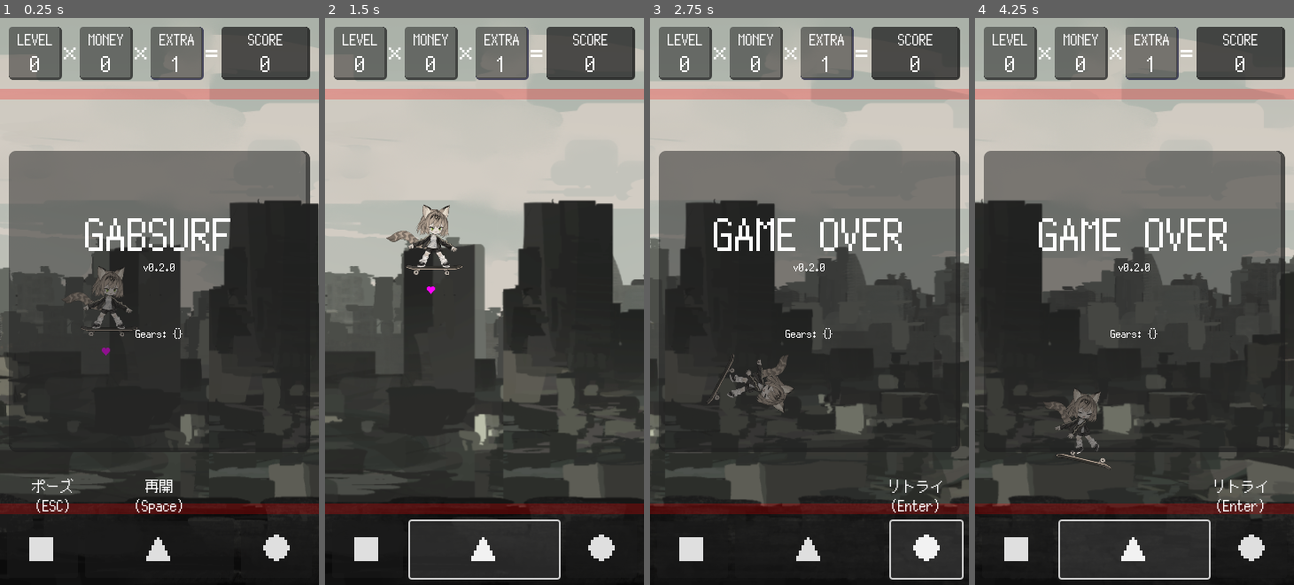
Above: before the commit, frames 1-4 (left to right).
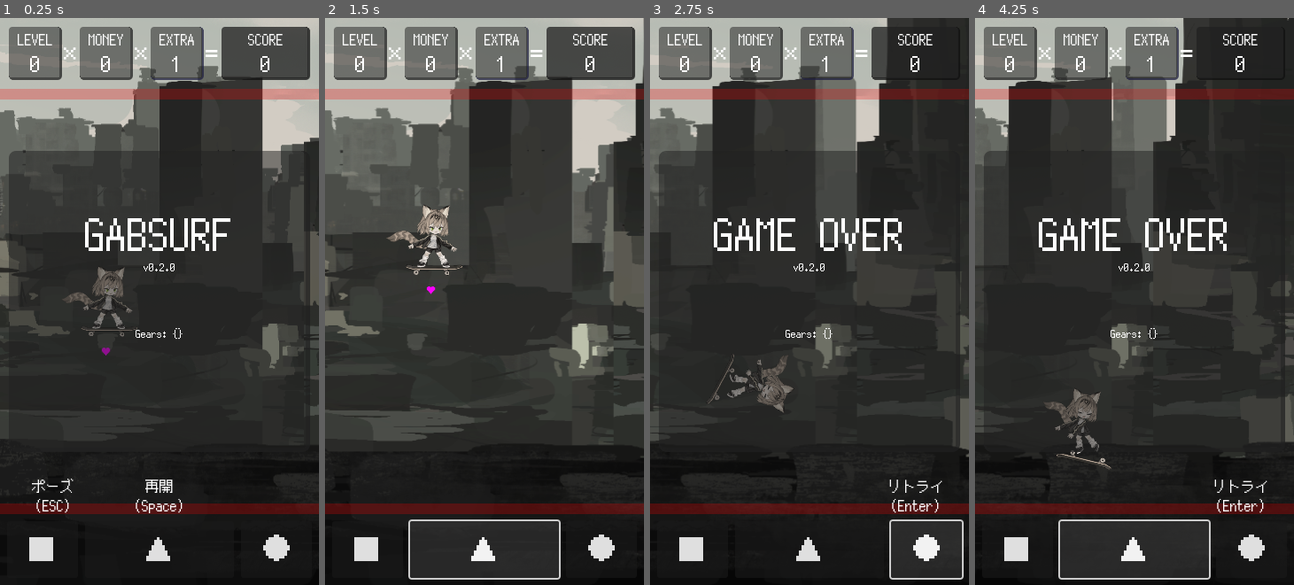
Above: after the commit, the same moments.

Repository: kamikoloss/gabsurf
Game: Godot game, scene res://scenes/main.tscn
Two runs of this game, one before a commit and one after it. Both use one fixed random seed, a clock stepped at 60 frames per second and the inputs below. Sound files missing from this copy of the repository are replaced by a short silence.
Inputs:
- Up to frame 1 (0.25 s): no input
- Up to frame 2 (1.5 s): click "■" at 0.5 s; click "▲" at 1.25 s
- Up to frame 3 (2.75 s): click "●" at 2 s
- Up to frame 4 (4.25 s): click "■" at 2.75 s; click "▲" at 3.5 s

The runs differ from the first frame. In frame 1, 33% of the frame differs, in the area x 0-100%, y 0-91%; in frame 2, 40%; in frame 3, 39%; in frame 4, 43%, in the area x 0-100%, y 0-93%.

Commit message:
ランクによって背景が動くようにした

Diff:
--- a/scenes/gear.gd
+++ b/scenes/gear.gd
@@ -71,10 +71,10 @@
 		GearType.LOT,
 	],
 	Global.Rank.GREEN: [
-		#GearType.EMS,
-		#GearType.GTG,
-		#GearType.LFP,
-		#GearType.SCL,
+		GearType.EMS,
+		GearType.GTG,
+		GearType.LFP,
+		GearType.SCL,
 	],
 	Global.Rank.RED: [
 		GearType.BDA,
--- a/scenes/global.gd
+++ b/scenes/global.gd
@@ -139,14 +139,6 @@
 	life = 1
 
 
-# 現在の Score を計算する
-func _calc_score():
-	if level == null or money == null or extra == null:
-		return
-
-	return level * money * extra
-
-
 # 現在の GameRank を計算する
 func _calc_game_rank():
 	if score < 1000:
@@ -159,3 +151,11 @@
 		return Rank.RED
 	elif score < 1000000:
 		return Rank.GOLD
+
+
+# 現在の Score を計算する
+func _calc_score():
+	if level == null or money == null or extra == null:
+		return
+
+	return level * money * extra
--- a/scenes/main.tscn
+++ b/scenes/main.tscn
@@ -472,36 +472,35 @@
 text = "●"
 
 [node name="ParallaxBackground" type="ParallaxBackground" parent="UI"]
-offset = Vector2(0, -10)
-transform = Transform2D(1, 0, 0, 1, 0, -10)
+offset = Vector2(0, -320)
+transform = Transform2D(1, 0, 0, 1, 0, -320)
 
 [node name="ParallaxLayer4" type="ParallaxLayer" parent="UI/ParallaxBackground"]
-motion_scale = Vector2(0.2, 0.2)
-motion_mirroring = Vector2(1540, 0)
+motion_scale = Vector2(0.1, 0.1)
+motion_mirroring = Vector2(2240, 0)
 
 [node name="Bg1" type="Sprite2D" parent="UI/ParallaxBackground/ParallaxLayer4"]
 texture = ExtResource("9_jgobs")
 centered = false
 
 [node name="ParallaxLayer3" type="ParallaxLayer" parent="UI/ParallaxBackground"]
-motion_scale = Vector2(0.4, 0.4)
-motion_mirroring = Vector2(1540, 0)
+motion_scale = Vector2(0.2, 0.2)
+motion_mirroring = Vector2(2240, 0)
 
 [node name="Bg1" type="Sprite2D" parent="UI/ParallaxBackground/ParallaxLayer3"]
 texture = ExtResource("10_ewvld")
 centered = false
 
 [node name="ParallaxLayer2" type="ParallaxLayer" parent="UI/ParallaxBackground"]
-motion_scale = Vector2(0.8, 0.8)
-motion_mirroring = Vector2(1540, 0)
+motion_scale = Vector2(0.4, 0.4)
+motion_mirroring = Vector2(2240, 0)
 
 [node name="Bg1" type="Sprite2D" parent="UI/ParallaxBackground/ParallaxLayer2"]
 texture = ExtResource("11_tgw8p")
 centered = false
 
 [node name="ParallaxLayer" type="ParallaxLayer" parent="UI/ParallaxBackground"]
-motion_scale = Vector2(1.6, 1.6)
-motion_mirroring = Vector2(1540, 0)
+motion_mirroring = Vector2(2240, 0)
 
 [node name="Bg1" type="Sprite2D" parent="UI/ParallaxBackground/ParallaxLayer"]
 texture = ExtResource("12_tgrh1")
--- a/scenes/ui.gd
+++ b/scenes/ui.gd
@@ -2,6 +2,7 @@
 
 
 # Nodes
+@onready var _bg = $ParallaxBackground
 @onready var _label_level = $CanvasLayer/Header/Level/VBoxContainer/Label2
 @onready var _label_money = $CanvasLayer/Header/Money/VBoxContainer/Label2
 @onready var _label_extra = $CanvasLayer/Header/Extra/VBoxContainer/Label2
@@ -13,8 +14,8 @@
 @onready var _footer_jump = $CanvasLayer/Footer/Jump
 @onready var _footer_retry = $CanvasLayer/Footer/Retry
 
-
 # Constants
+const BG_DURATION = 1.0 # (s)
 const LABEL_DURATION = 0.5 # (s)
 
 # Variables
@@ -23,6 +24,7 @@
 var _extra_from = 1
 var _score_from = 0
 
+var _bg_tween = null
 var _level_tween = null
 var _money_tween = null
 var _extra_tween = null
@@ -32,6 +34,7 @@
 func _ready():
 	Global.game_initialized.connect(_on_game_initialized)
 	Global.game_ended.connect(_on_game_ended)
+	Global.rank_changed.connect(_on_rank_changed)
 	Global.level_changed.connect(_on_level_changed)
 	Global.money_changed.connect(_on_money_changed)
 	Global.extra_changed.connect(_on_extra_changed)
@@ -99,6 +102,22 @@
 	_refresh_label_gear()
 
 
+func _on_rank_changed(from):
+	var _rank_y_positions = {
+		Global.Rank.WHITE: -320,
+		Global.Rank.BLUE: -240,
+		Global.Rank.GREEN: -160,
+		Global.Rank.RED: -80,
+		Global.Rank.GOLD: 0
+	}
+	var _position = Vector2(0, _rank_y_positions[Global.rank])
+	print(_position)
+
+	var _tween = _get_bg_tween()
+	_tween.set_trans(Tween.TRANS_QUAD).set_ease(Tween.EASE_IN_OUT)
+	_tween.tween_property(_bg, "offset", _position, BG_DURATION)
+
+
 func _on_level_changed(from):
 	var _tween = _get_level_tween()
 	_tween.set_trans(Tween.TRANS_QUAD).set_ease(Tween.EASE_OUT)
@@ -125,18 +144,23 @@
 
 func _refresh_label_gear():
 	var _gears = "Gears: {"
-	for g in Gear.my_gears:
-		_gears += Gear.GEAR_INFO[g]["t"]
+	for gear in Gear.my_gears:
+		_gears += Gear.GEAR_INFO[gear]["t"]
 		_gears += ","
 	_gears += "}"
 	_label_gears.text = _gears
 
 
+func _get_bg_tween():
+	if _bg_tween:
+		_bg_tween.kill()
+	_bg_tween = create_tween()
+	return _bg_tween
+
 func _get_level_tween():
 	if _level_tween:
 		_level_tween.kill()
 	_level_tween = create_tween()
-	_level_tween.set_trans(Tween.TRANS_QUAD).set_ease(Tween.EASE_OUT)
 	return _level_tween
 
 
@@ -144,7 +168,6 @@
 	if _money_tween:
 		_money_tween.kill()
 	_money_tween = create_tween()
-	_money_tween.set_trans(Tween.TRANS_QUAD).set_ease(Tween.EASE_OUT)
 	return _money_tween
 
 
@@ -152,7 +175,6 @@
 	if _extra_tween:
 		_extra_tween.kill()
 	_extra_tween = create_tween()
-	_extra_tween.set_trans(Tween.TRANS_QUAD).set_ease(Tween.EASE_OUT)
 	return _extra_tween
 
 
@@ -160,5 +182,4 @@
 	if _score_tween:
 		_score_tween.kill()
 	_score_tween = create_tween()
-	_score_tween.set_trans(Tween.TRANS_QUAD).set_ease(Tween.EASE_OUT)
 	return _score_tween
Binary file changed: images/bg1.png
Binary file changed: images/bg2.png
Binary file changed: images/bg3.png
Binary file changed: images/bg4.png
